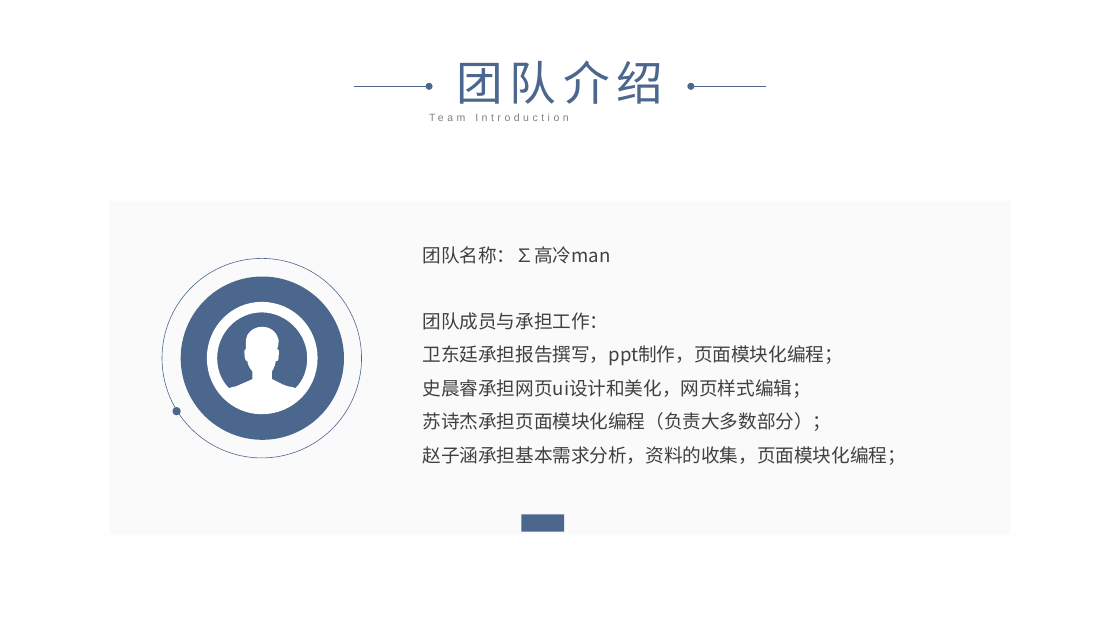
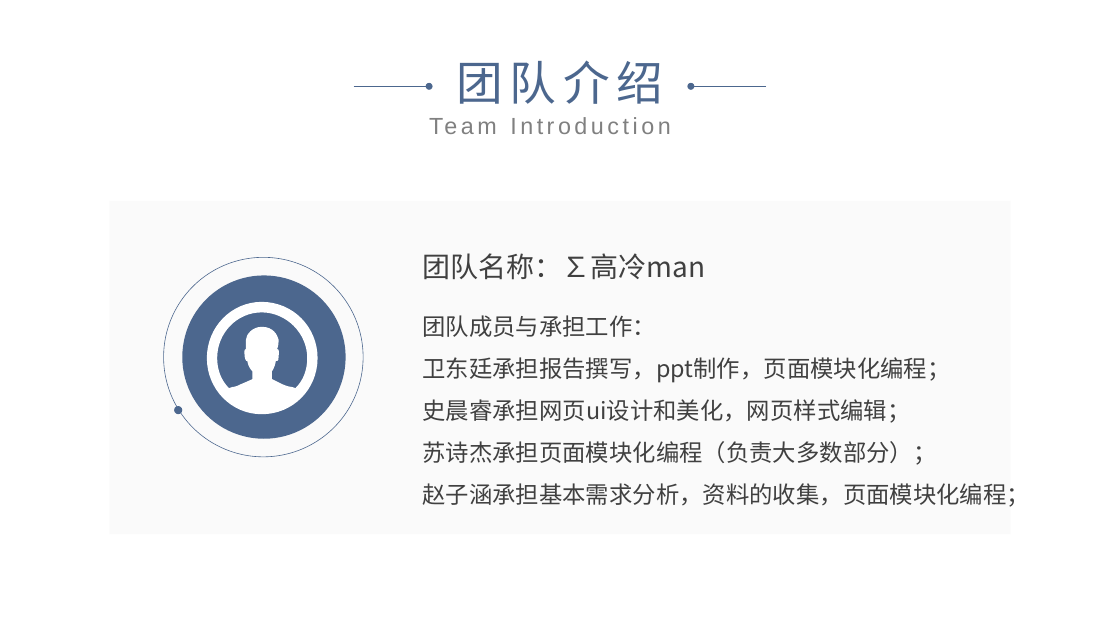
Before and after one commit to myself1528/Course-Design, a slide deck: slide 2 of 1组-高冷man-网络热梗词典.pptx. Drawn at 1120x630 pixels with LibreOffice and Linux fonts; fonts in the diff are those of the drawing. Boxes give left, top, right and bottom in pixels: in the first picture for what was removed or moved away, otherwise in the second. Text is boxed around its words. In the diff, an @@ line names an element or a change of style, - is before the commit and + after.

```diff
--- a/1组-高冷man-网络热梗词典.pptx
+++ b/1组-高冷man-网络热梗词典.pptx
@@ text "Team Introduction" at <box>421,107,699,144</box>: size 9 to 20 pt @@
@@ text "团队名称：∑高冷man" at <box>422,253,705,280</box>: size 16 to 24 pt @@
@@ text "团队成员与承担工作：" at <box>422,315,1030,507</box>: size 16 to 20 pt @@
@@ rectangle removed at <box>522,514,565,531</box> @@
```
Also in this commit, not shown: 25 other slides changed, 1 other file.
